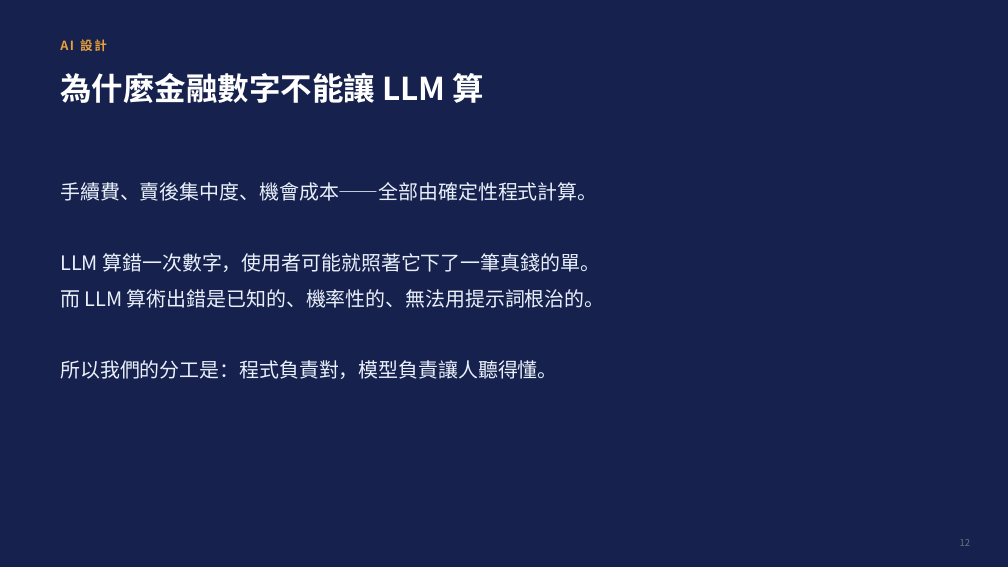
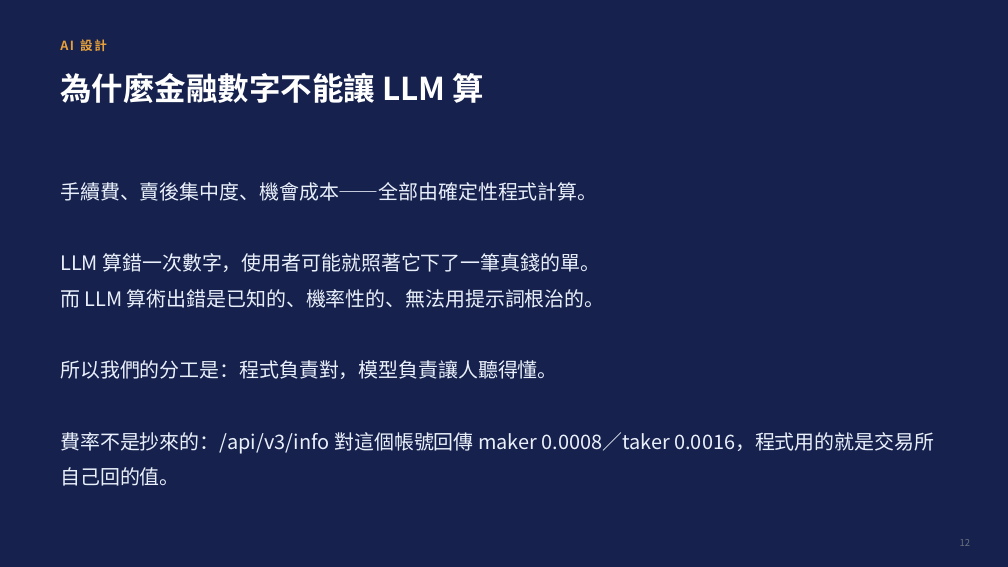
Before and after one commit to giont565/MaiMate, a slide deck: slide 12 of docs/MaiMate_提案簡報_20260731.pptx. Drawn at 1008x567 pixels with LibreOffice and Linux fonts; fonts in the diff are those of the drawing. Boxes give left, top, right and bottom in pixels: in the first picture for what was removed or moved away, otherwise in the second. Text is boxed around its words. In the diff, an @@ line names an element or a change of style, - is before the commit and + after.

```diff
--- a/docs/MaiMate_提案簡報_20260731.pptx
+++ b/docs/MaiMate_提案簡報_20260731.pptx
@@ text at (x1=60, y1=432, x2=934, y2=486): paragraph added @@
+費率不是抄來的：/api/v3/info 對這個帳號回傳 maker 0.0008／taker 0.0016，程式用的就是交易所自己回的值。
```
Also in this commit, not shown: 2 other slides changed, 2 other files.
